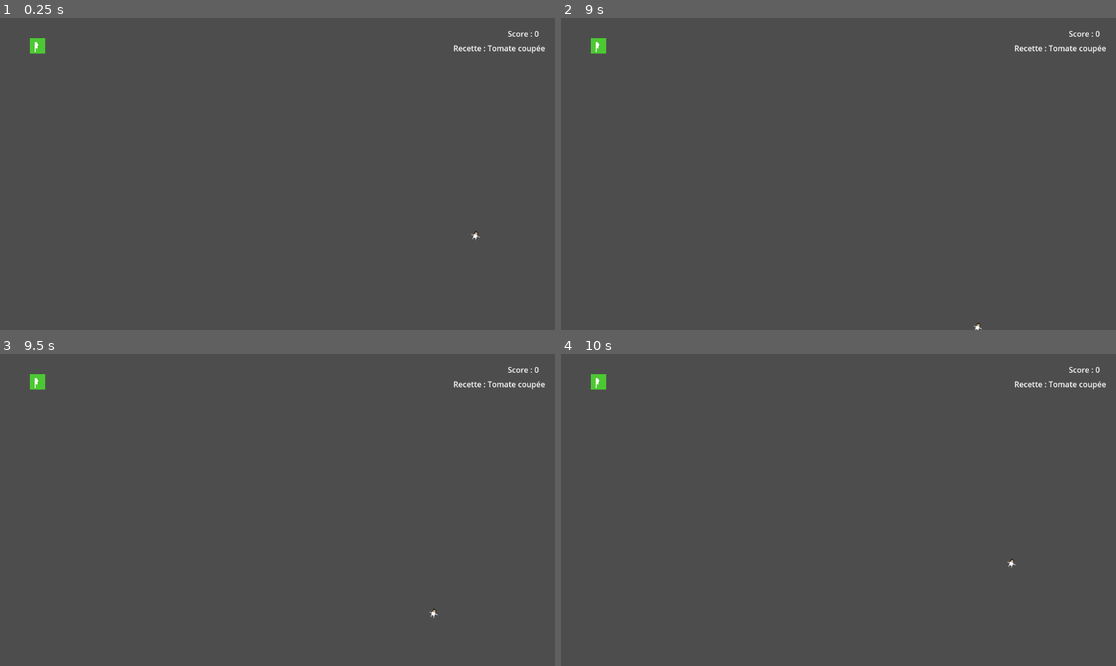
Above: before the commit, frames 1-4 (two rows, left to right).
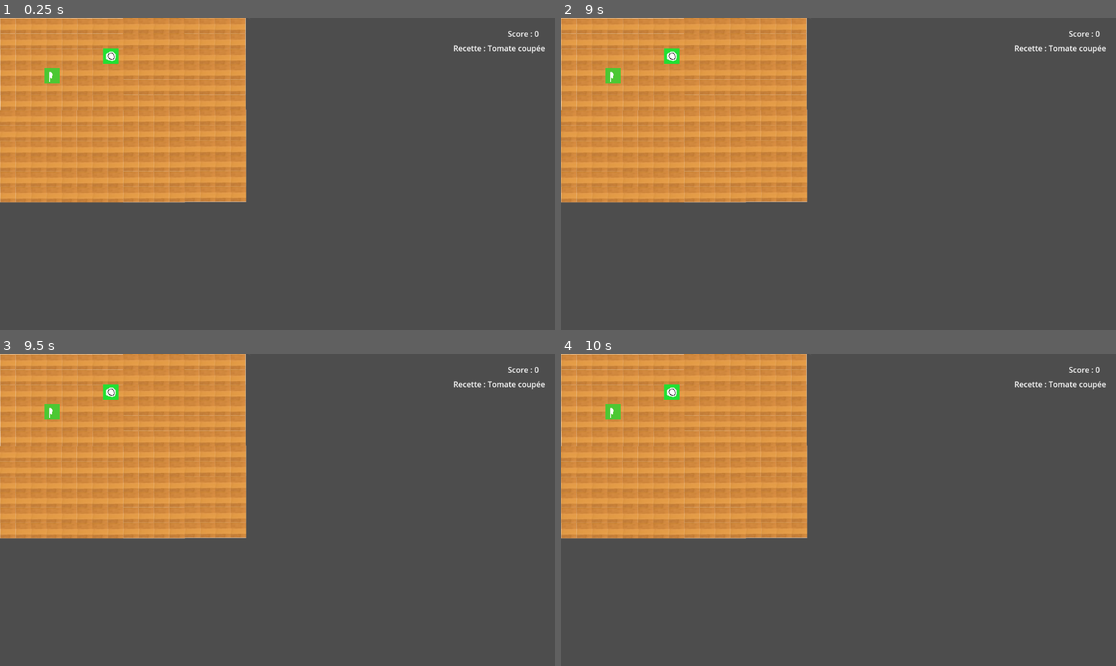
Above: after the commit, the same moments.

Repository: K41lee/Overcooked
Game: Godot game, scene res://main.tscn
Two runs of this game, one before a commit and one after it. Both use one fixed random seed, a clock stepped at 60 frames per second and the inputs below. This scene is started directly instead of the project's main scene.
Inputs:
- Up to frame 1 (0.25 s): no input
- Up to frame 2 (9 s): tap Enter at 0.5, 2, 3.5 s; tap Space at 1.25, 2.75, 4.25 s
- Up to frame 3 (9.5 s): no input
- Up to frame 4 (10 s): no input

The runs differ from the first frame. In frame 1, 26% of the frame differs, in the area x 0-87%, y 0-72%; in frame 2, 26%; in frame 3, 26%, in the area x 0-79%, y 0-85%; in frame 4, 26%.

Commit message:
Preparation pour la scene

Diff:
--- a/Scene/Item/Food/ingredient.tscn
+++ b/Scene/Item/Food/ingredient.tscn
@@ -1,6 +1,7 @@
-[gd_scene load_steps=3 format=3 uid="uid://b6o4j44lrq71h"]
+[gd_scene load_steps=4 format=3 uid="uid://b6o4j44lrq71h"]
 
 [ext_resource type="Script" uid="uid://bnn62dmbyag0u" path="res://Scene/Item/Food/ingredient.gd" id="1_11e83"]
+[ext_resource type="Texture2D" uid="uid://b6alekp6bmib6" path="res://Scene/Item/Food/Sprite/Tomato.png" id="2_ftfi1"]
 
 [sub_resource type="CircleShape2D" id="CircleShape2D_wikgl"]
 radius = 86.28442
@@ -10,6 +11,7 @@
 script = ExtResource("1_11e83")
 
 [node name="Sprite2D" type="Sprite2D" parent="."]
+texture = ExtResource("2_ftfi1")
 
 [node name="CollisionShape2D" type="CollisionShape2D" parent="."]
 position = Vector2(0, -1)
--- a/Scene/furniture/IngredientSpawner.tscn
+++ b/Scene/furniture/IngredientSpawner.tscn
@@ -1,5 +1,12 @@
-[gd_scene format=3 uid="uid://cpy7x5bu22keu"]
+[gd_scene load_steps=3 format=3 uid="uid://cpy7x5bu22keu"]
+
+[ext_resource type="Script" uid="uid://b4m6kmocrvgpr" path="res://Scene/furniture/ingredient_spawner.gd" id="1_hkq1m"]
+[ext_resource type="Texture2D" uid="uid://baklha5rb36eh" path="res://Scene/furniture/Sprite/FoodSpawnerTest.png" id="1_liar8"]
 
 [node name="IngredientSpawner" type="Area2D"]
+script = ExtResource("1_hkq1m")
 
 [node name="CollisionShape2D" type="CollisionShape2D" parent="."]
+
+[node name="Sprite2D" type="Sprite2D" parent="."]
+texture = ExtResource("1_liar8")
--- /dev/null
+++ b/Scene/furniture/ingredient_spawner.gd
@@ -0,0 +1 @@
+extends Area2D
--- a/Scene/furniture/kitchen_tile_map.tscn
+++ b/Scene/furniture/kitchen_tile_map.tscn
@@ -1,4 +1,6 @@
-[gd_scene load_steps=2 format=3 uid="uid://8ycd8ips1q5u"]
+[gd_scene load_steps=3 format=3 uid="uid://8ycd8ips1q5u"]
+
+[ext_resource type="Texture2D" uid="uid://skoxuaot3hbr" path="res://Scene/Background/Sprite/Sol.png" id="1_vwk5y"]
 
 [sub_resource type="TileSet" id="TileSet_c0vyu"]
 tile_size = Vector2i(126, 80)
@@ -6,3 +8,7 @@
 [node name="KitchenTileMap" type="TileMap"]
 tile_set = SubResource("TileSet_c0vyu")
 format = 2
+
+[node name="Sol" type="Sprite2D" parent="."]
+position = Vector2(0, -1)
+texture = ExtResource("1_vwk5y")
--- /dev/null
+++ b/Scene/furniture/sprite_2d.gd
@@ -0,0 +1 @@
+extends Sprite2D
--- a/main.tscn
+++ b/main.tscn
@@ -1,6 +1,7 @@
-[gd_scene load_steps=7 format=3 uid="uid://cfwit30b4ygwb"]
+[gd_scene load_steps=8 format=3 uid="uid://cfwit30b4ygwb"]
 
 [ext_resource type="Script" uid="uid://b3nmxi6an12yf" path="res://main.gd" id="1_ig7tw"]
+[ext_resource type="PackedScene" uid="uid://8ycd8ips1q5u" path="res://Scene/furniture/kitchen_tile_map.tscn" id="2_272bh"]
 [ext_resource type="PackedScene" uid="uid://ctmkxs56lmx33" path="res://Scene/Character/player.tscn" id="2_lquwl"]
 [ext_resource type="PackedScene" uid="uid://cm6cmynfbh5pj" path="res://Scene/furniture/cutting_board.tscn" id="3_7mycd"]
 [ext_resource type="PackedScene" uid="uid://cpy7x5bu22keu" path="res://Scene/furniture/IngredientSpawner.tscn" id="3_272bh"]
@@ -14,22 +15,28 @@
 [node name="TileMap" type="TileMap" parent="."]
 format = 2
 
+[node name="KitchenTileMap" parent="TileMap" instance=ExtResource("2_272bh")]
+position = Vector2(107, 116)
+
 [node name="Player" type="Node2D" parent="."]
+position = Vector2(-142, 643)
 
 [node name="Player" parent="Player" instance=ExtResource("2_lquwl")]
 position = Vector2(555, 318)
 
 [node name="IngredientSpawner" type="Node2D" parent="."]
+position = Vector2(82, 3)
 
 [node name="IngredientSpawner" parent="IngredientSpawner" instance=ExtResource("3_272bh")]
 
 [node name="CuttingBoard" type="Area2D" parent="."]
+position = Vector2(30, 62)
 
 [node name="Area2D" parent="CuttingBoard" instance=ExtResource("3_7mycd")]
 position = Vector2(-70, -18)
 
 [node name="ServingPlate" type="Area2D" parent="."]
-position = Vector2(-62, 90)
+position = Vector2(218, 208)
 
 [node name="ServingPlate" parent="ServingPlate" instance=ExtResource("4_272bh")]
 position = Vector2(37, 271)
Binary file added: Scene/Item/Food/Sprite/Tomato.png
Not shown, added: Scene/Item/Food/Sprite/Tomato.png.import
Binary file added: Scene/furniture/Sprite/FoodSpawnerTest.png
Not shown, added: Scene/furniture/Sprite/FoodSpawnerTest.png.import
Not shown, added: Scene/furniture/ingredient_spawner.gd.uid
Not shown, added: Scene/furniture/sprite_2d.gd.uid
